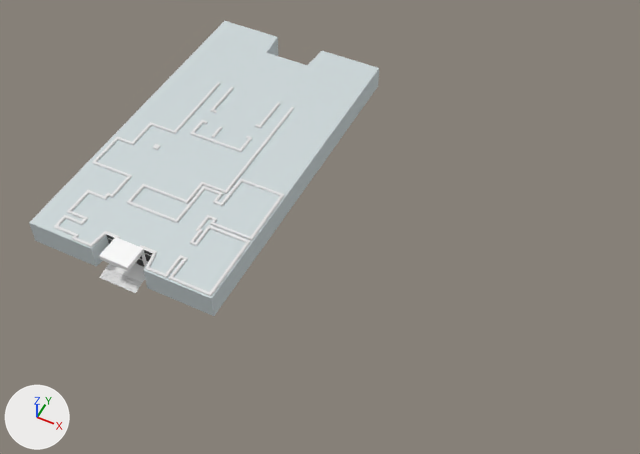
Two versions of the Blender file Kapitol_SIDE.blend, one commit apart.
Camera for both pictures: a 50 mm camera at (41.2, -38.9, 67.3) aimed at (13.8, 15.9, -1.2). Every picture has the same lights, and +X, +Y and +Z are marked at lower left.
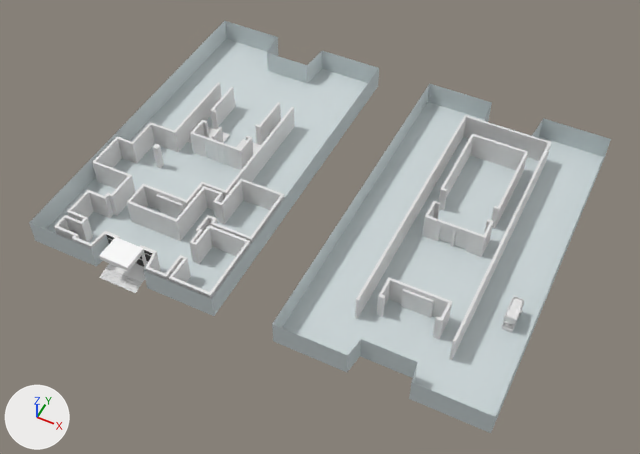
What differs and where, as boxes [x1, y1, x2, y2] in the pictures (640 x 454 px):
'KAPITOL.002', added: after [272, 84, 611, 433]
'Plane.004', added: after [355, 115, 551, 360]
'Bed', added: after [501, 296, 524, 333]
    faces in mat_rough (white #e7e7e7): [504, 298, 523, 328]
    faces in mat_normal (white #e7e7e7): [501, 296, 524, 333]
part 1 of me_cube_001, deleted: before [29, 21, 379, 299]
'Plane', unchanged, uncovered by the edit: before [54, 82, 294, 296]; after [54, 82, 295, 299]

The change, as a list of edits to the scene's bpy script:
```text
Add mat_metal:
    mat_metal = principled_material('Metal')
    mat_metal.base_color = (0.8, 0.8, 0.8)  # white #e7e7e7
    mat_metal.metallic = 1.0
    mat_metal.roughness = 0.355
Add mat_rough:
    mat_rough = principled_material('Rough')
    mat_rough.base_color = (0.8, 0.8, 0.8)  # white #e7e7e7
    mat_rough.roughness = 0.9
Add mat_shiny:
    mat_shiny = principled_material('Shiny')
    mat_shiny.base_color = (0.8, 0.8, 0.8)  # white #e7e7e7
    mat_shiny.roughness = 0.151
Add mat_normal:
    mat_normal = principled_material('Normal')
    mat_normal.base_color = (0.8, 0.8, 0.8)  # white #e7e7e7
Change me_cube_001:
    used by ob_kapitol_001; location = (0.0, 0.0, 0.0); scale = (10.4, 18.7, 23.1)
    remove me_cube_001.from_pydata(...)  # 112 vertices, 110 faces; spans x -1.0..1.0, y 0.03..2.03, z 0.0..0.12
    add me_cube_001.from_pydata(...)  # 92 vertices, 73 faces; spans x -1.0..1.0, y 0.03..2.03, z 0.0..0.12
    me_cube_001 part 1
    20 vertices are removed from x -0.26..0.26, y 0.32..1.72, z 0.12
    37 faces are deleted
Add me_cube_002:
    me_cube_002.from_pydata(...)  # 782 vertices, 926 faces; spans x -0.41..0.35, y -0.82..0.73, z -0.14..1.18
    # faces by material slot: [123, 531, 104, 168]
    me_cube_002.materials.append(mat_normal)  # white #e7e7e7
    me_cube_002.materials.append(mat_rough)  # white #e7e7e7
    me_cube_002.materials.append(mat_metal)  # white #e7e7e7
    me_cube_002.materials.append(mat_shiny)  # white #e7e7e7
Add me_plane_002:
    me_plane_002.from_pydata(...)  # 76 vertices, 30 faces; spans x -3.0..6.8, y -8.9..19.8, z -2.9..0.1
Add me_cube_003:
    me_cube_003.from_pydata(...)  # 92 vertices, 73 faces; spans x -1.0..1.0, y 0.03..2.03, z 0.0..0.12
    me_cube_003.materials.append(mat_vertex)
Add ob_bed:
    ob_bed = bpy.data.objects.new('Bed', me_cube_002)
    ob_bed.location = (35.33, 12.43, 0.02)
    ob_bed.rotation_euler = (0.0, 0.0, -3.145)  # degrees (0, 0, -180)
    ob_bed.scale = (1.8, 1.8, 1.8)
Add ob_plane_004:
    ob_plane_004 = bpy.data.objects.new('Plane.004', me_plane_002)
    ob_plane_004.location = (25.21, 14.72, 2.73)
    _m = ob_plane_004.modifiers.new('Solidify', 'SOLIDIFY')
    _m.thickness = 0.27
    _m.use_even_offset = True
Add ob_kapitol_002:
    ob_kapitol_002 = bpy.data.objects.new('KAPITOL.002', me_cube_003)
    ob_kapitol_002.location = (27.11, 0.0, 0.0)
    ob_kapitol_002.scale = (10.4, 18.7, 23.1)
```
